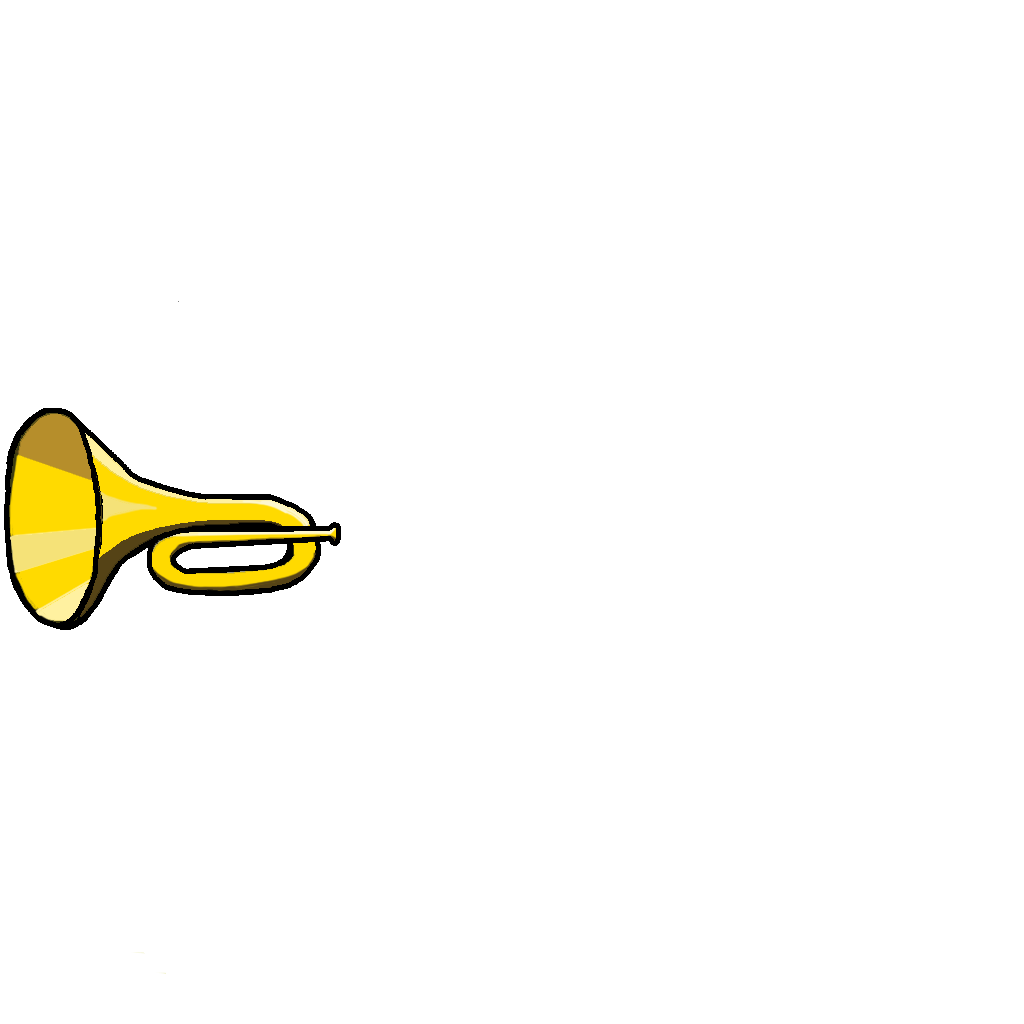
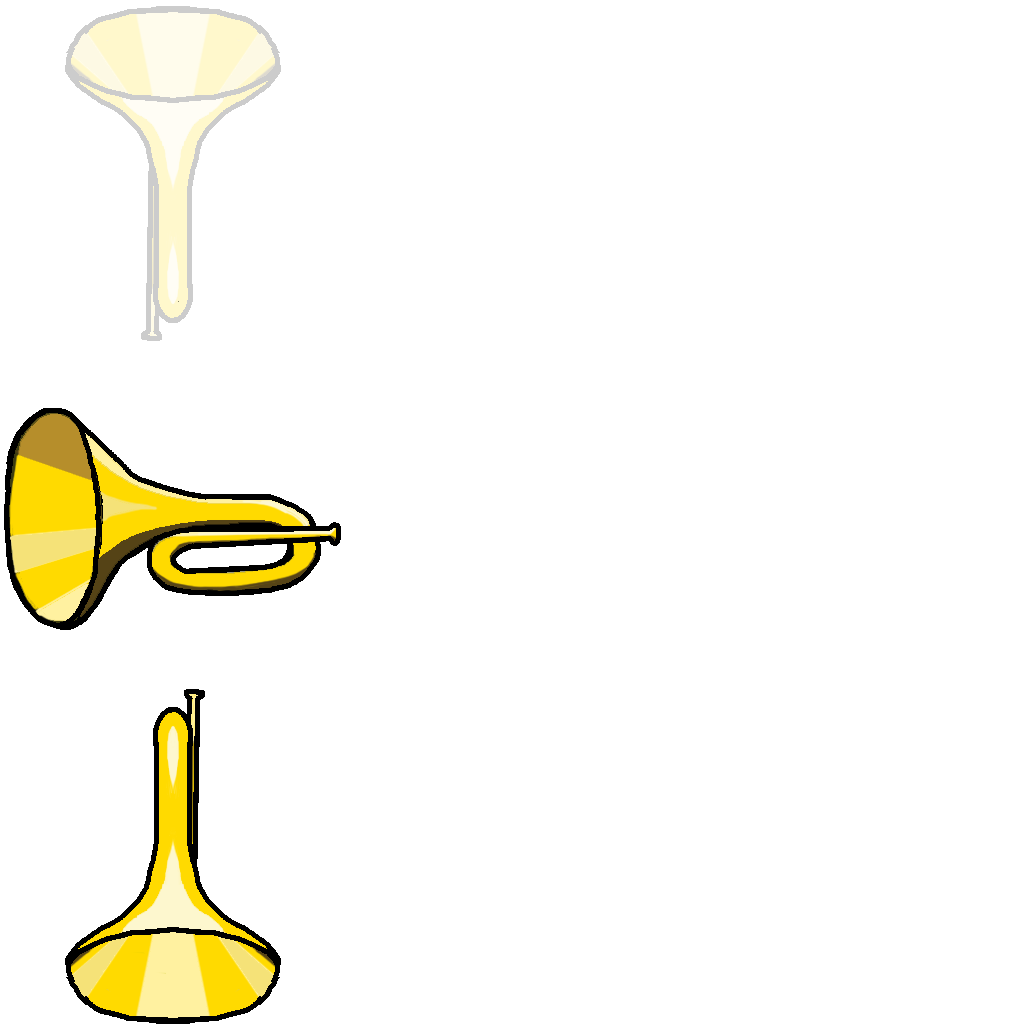
The second w=1024, h=1024 image is a revision of the first. Changes to its layers:
added group "Left Facing" with 2 layers above "Down Facing copy" over 65, 301, 281, 974
renamed "sketch" to "Colours", moved it into group "Left Facing" over 65, 301, 281, 974
added group "Down Facing copy" (20%) with 2 layers above "Down Facing" over 65, 6, 281, 341
added layer "Layer 3 copy" (1st of 2, in "Down Facing copy") in group "Down Facing copy" over 65, 6, 281, 341
added layer "Layer 3" (1st of 2, in "Down Facing copy") in group "Down Facing copy" over 65, 6, 281, 341
added group "Down Facing" with 2 layers above "Layer 2 copy" over 65, 689, 281, 1024
added layer "Layer 3 copy" (2nd of 2, in "Down Facing") in group "Down Facing" over 65, 689, 281, 1024
added layer "Layer 3" (2nd of 2, in "Down Facing") in group "Down Facing" over 65, 689, 281, 1024
painted on "Layer 1" over 65, 6, 281, 1024
